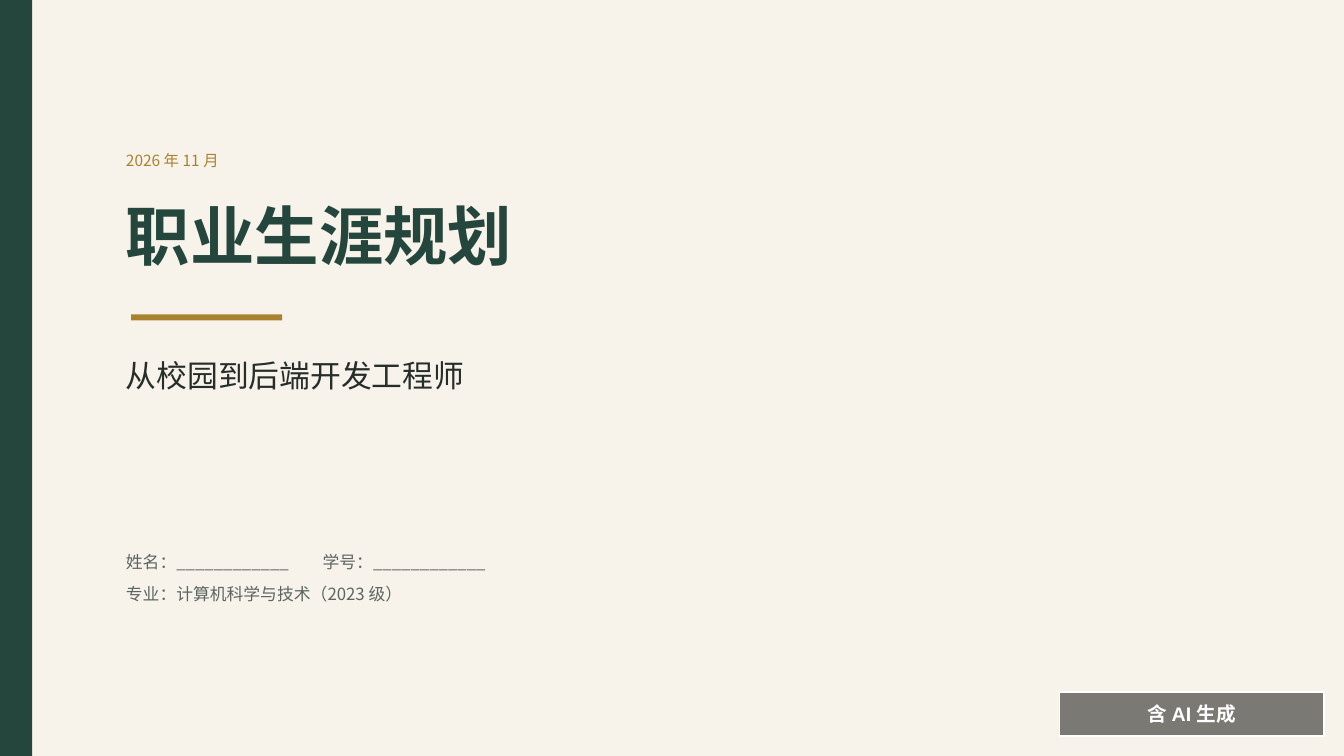
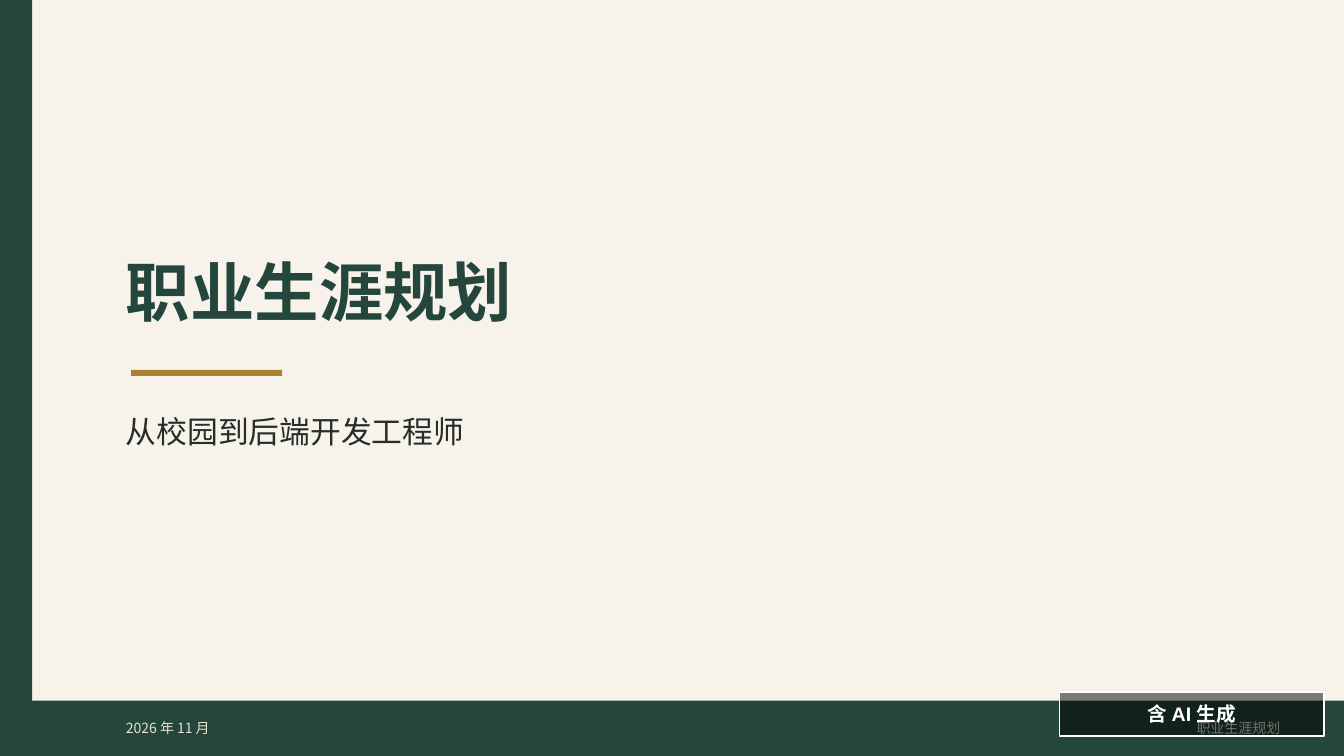
Before and after one commit to SEN-FOREST-21/feiyi-video-analysis, a slide deck: slide 1 of 职业生涯规划.pptx. Drawn at 1344x756 pixels with LibreOffice and Linux fonts; fonts in the diff are those of the drawing. Boxes give left, top, right and bottom in pixels: in the first picture for what was removed or moved away, otherwise in the second. Text is boxed around its words. In the diff, an @@ line names an element or a change of style, - is before the commit and + after.

Commit message:
feat: 生成职业生涯规划PDF和PPT

```diff
--- a/职业生涯规划.pptx
+++ b/职业生涯规划.pptx
@@ 2 texts, 1 rectangle: place and size @@
-2 texts, 1 rectangle at box(126, 205, 512, 390)
+2 texts, 1 rectangle at box(126, 261, 512, 446)
@@ text removed at box(126, 554, 486, 602) @@
-姓名：____________ 学号：____________
-专业：计算机科学与技术（2023 级）
@@ rectangle added at box(0, 701, 1344, 756), fill #24463C @@
@@ text "2026 年 11 月": place and size @@
-text "2026 年 11 月" at box(126, 153, 218, 167)
+text "2026 年 11 月" at box(126, 721, 210, 734)
@@ text "2026 年 11 月" at box(126, 721, 210, 734): size 11 to 10 pt, text colour #A9822F to #E9E2CF @@
@@ text added at box(1197, 720, 1281, 737), 10 pt, text #E9E2CF @@
+职业生涯规划
```
Also in this commit, not shown: 1 other file.
